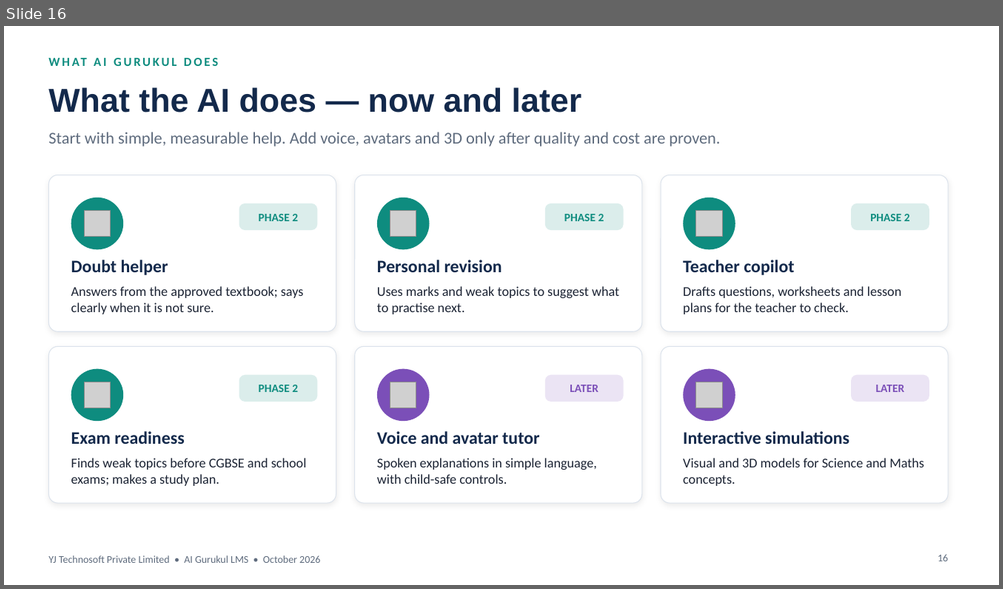
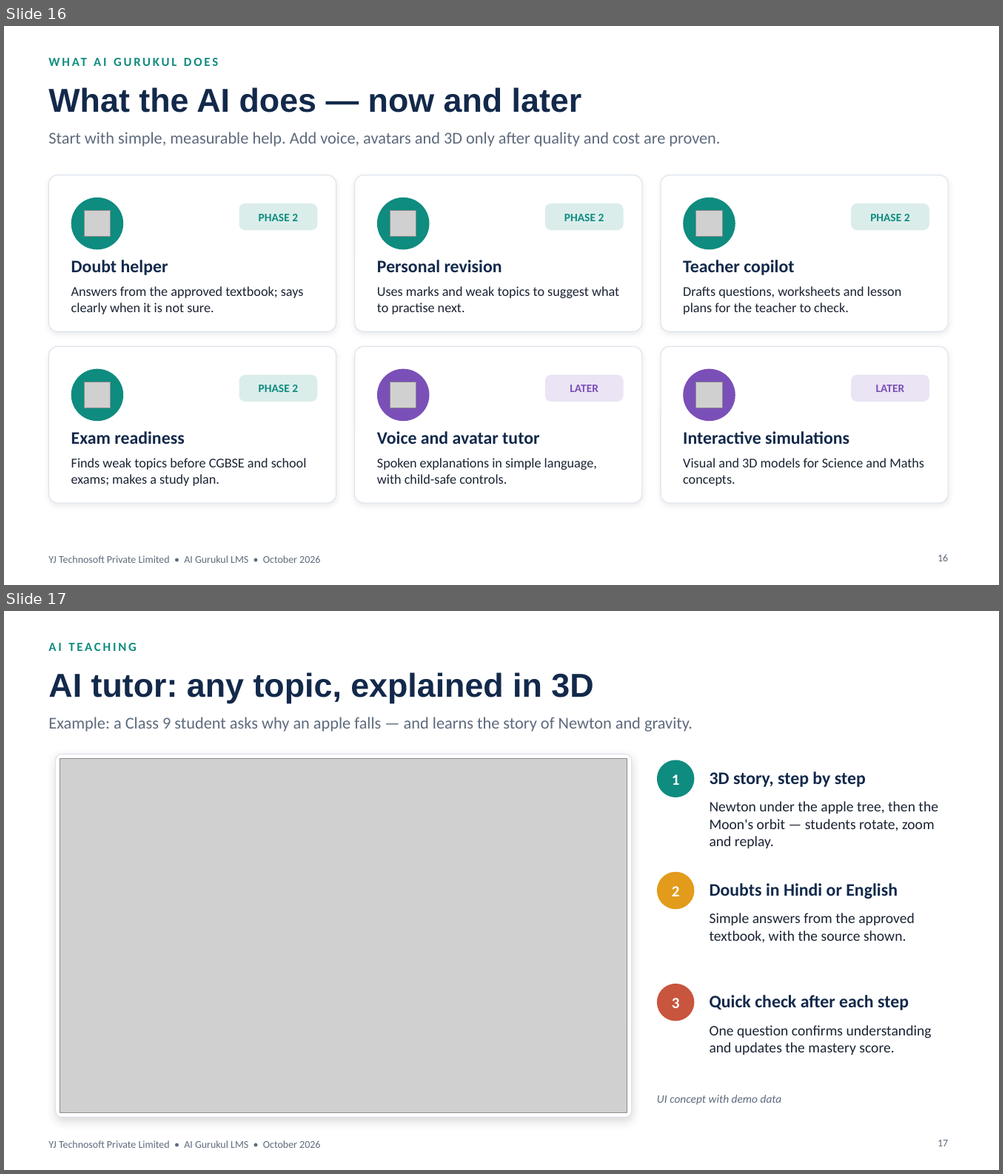
Before and after one commit to yatindradhurwe/yjtechnosoft, a slide deck: AI_Gurukul_Chhattisgarh_Edition.pptx. Shown one above the other, each under a label of ours: slide 16 before the commit, slides 16 and 17 after it. The pictures are 1003x589 and 1003x1174 pixels, drawn with LibreOffice and Linux fonts; fonts in the diff are those of the drawing; grey boxes stand for pictures. Boxes give left, top, right and bottom in pixels: in the first picture for what was removed or moved away, otherwise in the second. Text is boxed around its words. In the diff, an @@ line names an element or a change of style, - is before the commit and + after.

```diff
--- a/AI_Gurukul_Chhattisgarh_Edition.pptx
+++ b/AI_Gurukul_Chhattisgarh_Edition.pptx
@@ slide 17 added at (x1=4, y1=611, x2=999, y2=1170), background #FFFFFF; not listed: 1 template element that a slide beside it also shows @@
@@ text added at (x1=48, y1=643, x2=136, y2=651), 12 pt, text #0E8C7F, bold @@
+AI TEACHING
@@ title added at (x1=48, y1=672, x2=593, y2=703), 32 pt, text #13294B, bold @@
+AI tutor: any topic, explained in 3D
@@ text added at (x1=48, y1=717, x2=692, y2=732), 16 pt, text #5E6B7D @@
+Example: a Class 9 student asks why an apple falls — and learns the story of Newton and gravity.
@@ rounded rectangle added at (x1=56, y1=755, x2=632, y2=1118), fill #FFFFFF, outline #DCE3EC 0.75 pt @@
@@ picture added at (x1=60, y1=759, x2=627, y2=1113) @@
@@ ellipse added at (x1=657, y1=760, x2=694, y2=797), fill #0E8C7F @@
@@ text added at (x1=671, y1=775, x2=680, y2=785), 15 pt, text #FFFFFF, bold @@
+1
@@ text added at (x1=709, y1=772, x2=865, y2=787), 17 pt, text #13294B, bold @@
+3D story, step by step
@@ text added at (x1=709, y1=801, x2=938, y2=849), 14 pt, text #1B2333 @@
+Newton under the apple tree, then the Moon's orbit — students rotate, zoom and replay.
@@ ellipse added at (x1=657, y1=872, x2=694, y2=909), fill #E39B1B @@
@@ text added at (x1=671, y1=886, x2=680, y2=897), 15 pt, text #FFFFFF, bold @@
+2
@@ text added at (x1=709, y1=883, x2=897, y2=899), 17 pt, text #13294B, bold @@
+Doubts in Hindi or English
@@ text added at (x1=709, y1=913, x2=914, y2=943), 14 pt, text #1B2333 @@
+Simple answers from the approved textbook, with the source shown.
@@ ellipse added at (x1=657, y1=984, x2=694, y2=1022), fill #C8553D @@
@@ text added at (x1=671, y1=998, x2=680, y2=1008), 15 pt, text #FFFFFF, bold @@
+3
@@ text added at (x1=709, y1=995, x2=908, y2=1011), 17 pt, text #13294B, bold @@
+Quick check after each step
@@ text added at (x1=709, y1=1025, x2=931, y2=1055), 14 pt, text #1B2333 @@
+One question confirms understanding and updates the mastery score.
@@ text added at (x1=657, y1=1095, x2=782, y2=1105), 11 pt, text #5E6B7D, italic @@
+UI concept with demo data
@@ page number added at (x1=937, y1=1140, x2=948, y2=1147), 10 pt, text #5E6B7D @@
+17
```
Also in this commit, not shown: 1 slide changed, 11 other slides added, 23 other files.
